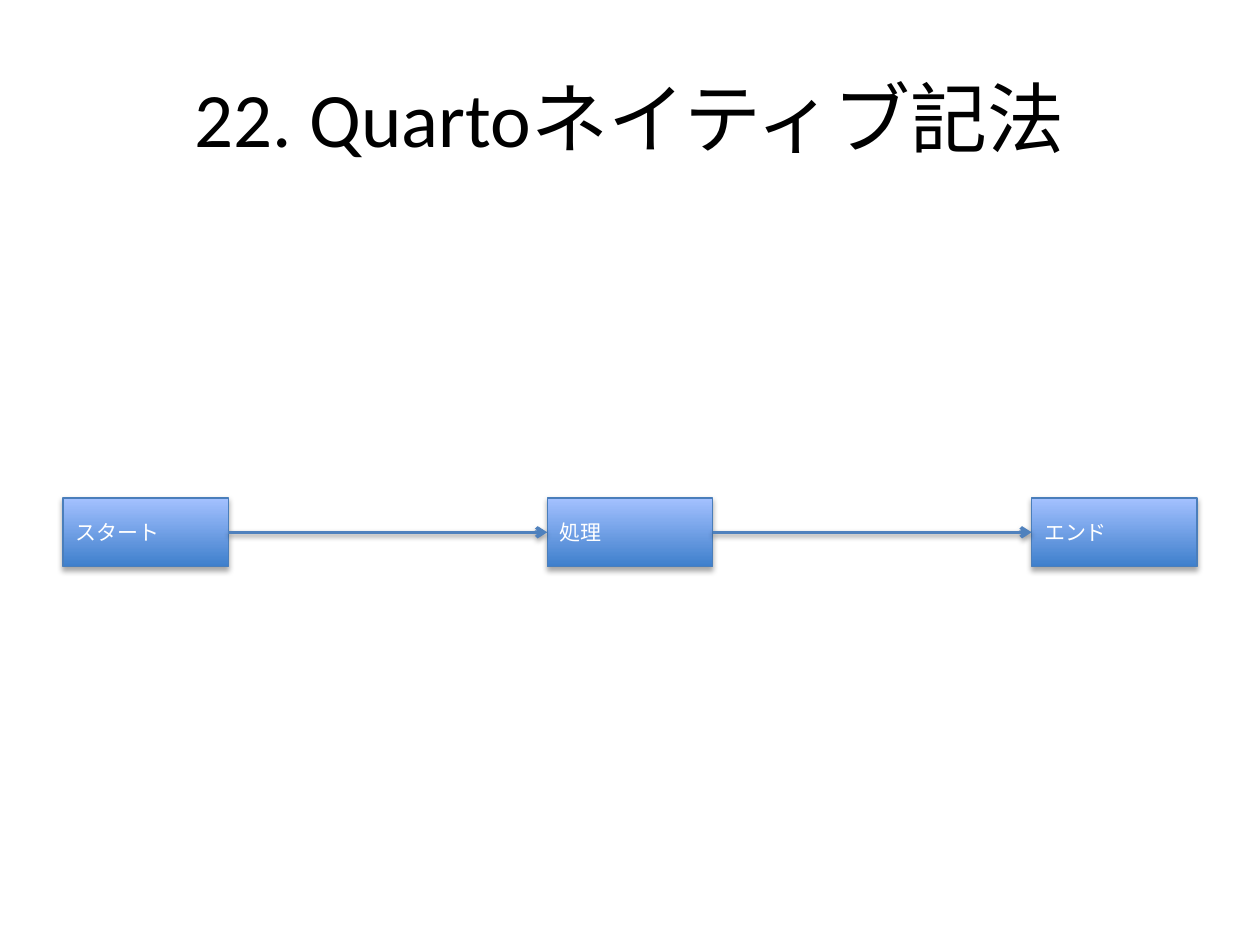
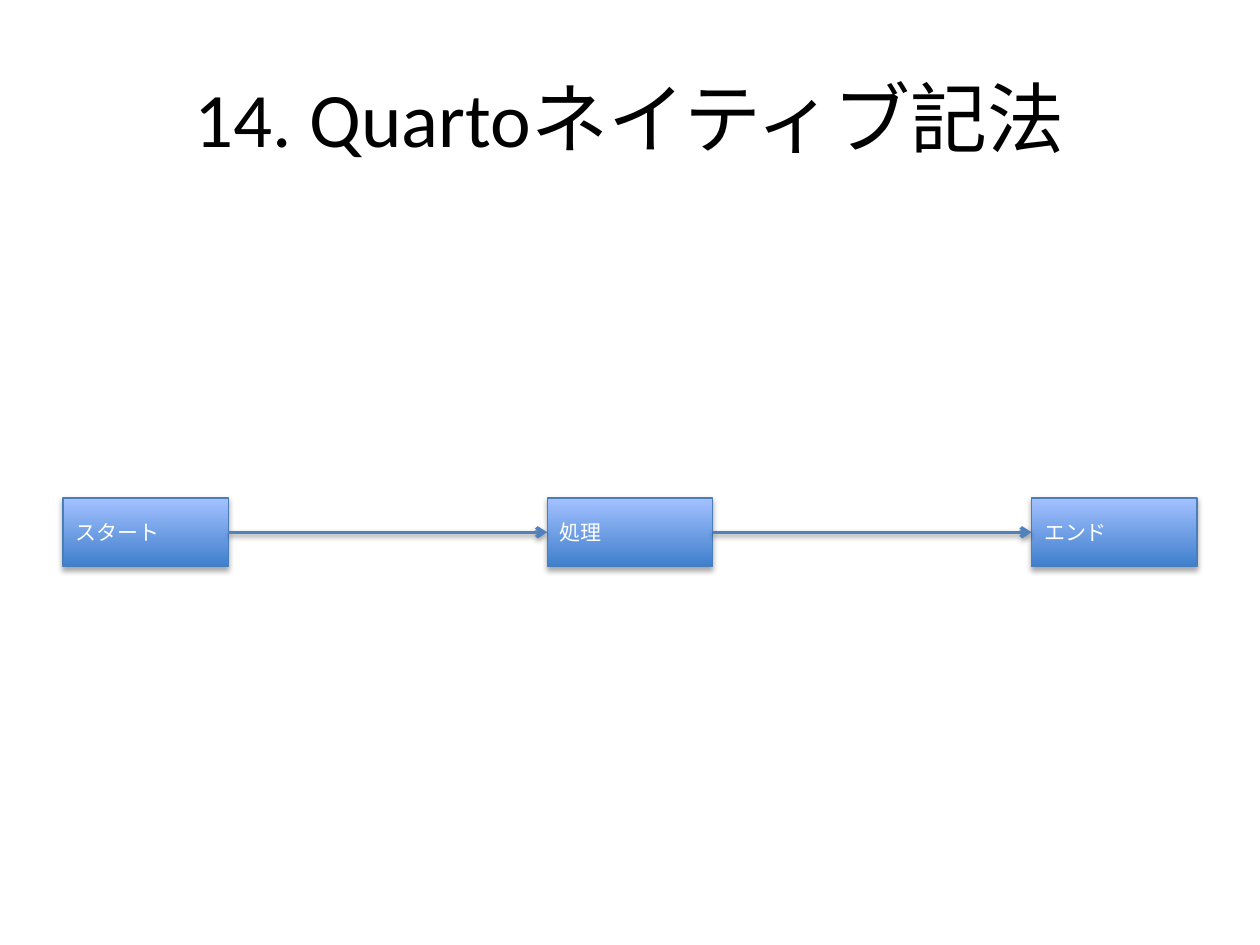
Before and after one commit to notfolder/qmd_to_pptx, a slide deck: slide 42 of demo_full.pptx (slide 45 before the commit). Drawn at 1260x945 pixels with LibreOffice and Linux fonts; fonts in the diff are those of the drawing. Boxes give left, top, right and bottom in pixels: in the first picture for what was removed or moved away, otherwise in the second. Text is boxed around its words. In the diff, an @@ line names an element or a change of style, - is before the commit and + after.

```diff
--- a/demo_full.pptx
+++ b/demo_full.pptx
@@ title at <box>195,83,1065,158</box>: text changed @@
-22. Quartoネイティブ記法
+14. Quartoネイティブ記法
```
Also in this commit, not shown: 1 other slide changed, 6 slides added, 9 slides removed, 7 other files.
